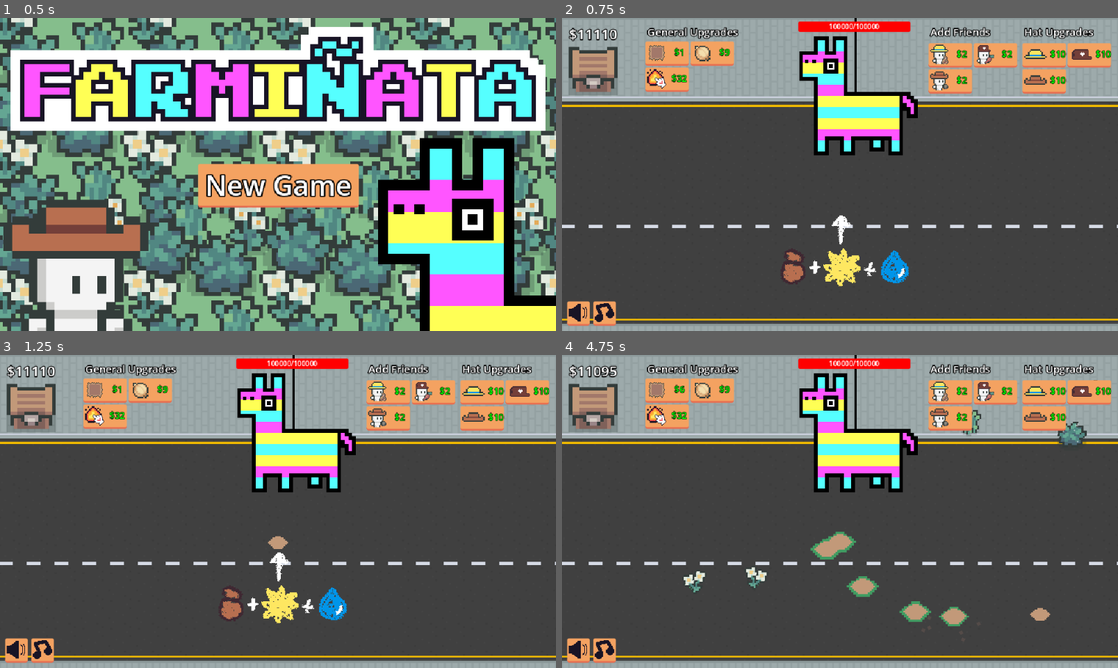
Above: before the commit, frames 1-4 (two rows, left to right).
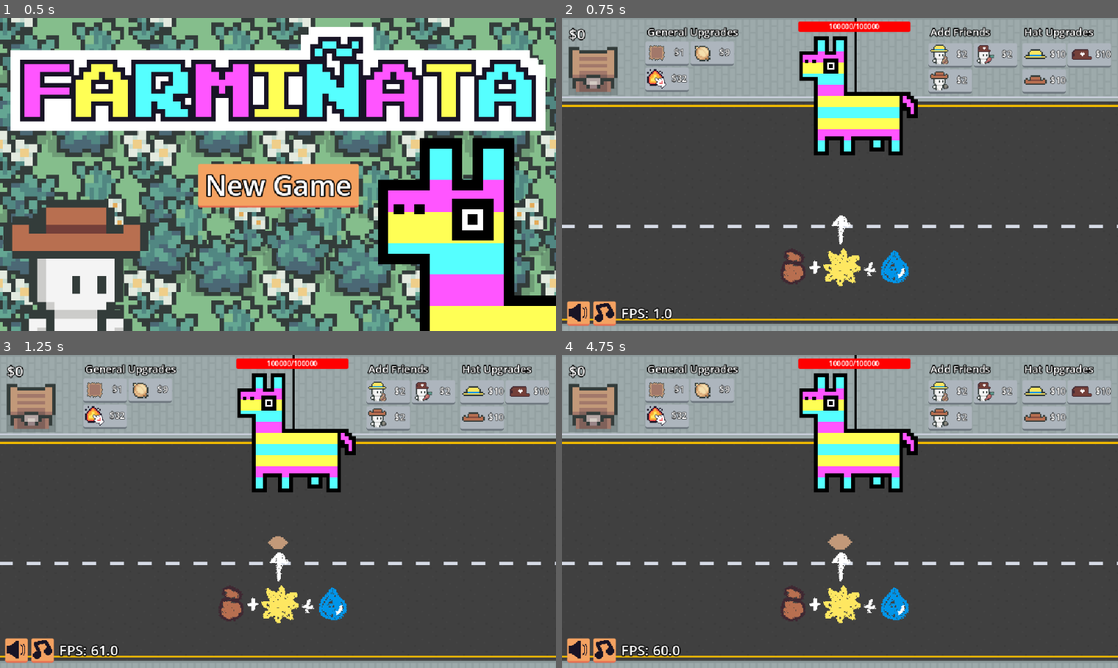
Above: after the commit, the same moments.

Repository: eric-marsh/farminata
Game: Godot game, scene res://scene/scene_switcher.tscn
Same seed, same stepped clock (60 frames per second), same inputs: the game is played once before the commit and once after it. Sound files missing from this copy of the repository are replaced by a short silence.
Inputs (mouse positions are in pixels of both pictures, inside the frame that each line leads up to):
- Up to frame 1 (0.5 s): no input
- Up to frame 2 (0.75 s): click "New Game" at 0.5 s
- Up to frame 3 (1.25 s): no input
- Up to frame 4 (4.75 s): click (667, 389) at 1.25 s, where only the run before the commit has a clickable "$1"; click (667, 389) at 2 s, where only the run before the commit has a clickable "$2"; click (667, 389) at 2.75 s, where only the run before the commit has a clickable "$3"; click (667, 389) at 3.5 s, where only the run before the commit has a clickable "$4"; click (667, 389) at 4.25 s, where only the run before the commit has a clickable "$5"

Frame 1 is identical in both runs. In frame 2, 5.0% of the frame differs, in the area x 2-99%, y 3-97%; in frame 3, 5.0%; in frame 4, 8.1%.

Commit message:
fix prices

Diff:
--- a/script/debug.gd
+++ b/script/debug.gd
@@ -1,17 +1,17 @@
 extends Node
 
-var STARTING_MONEY: int = 11110
+var STARTING_MONEY: int = 0
 var ALL_FULL_CROPS_AT_START:bool = false
 
-var DEBUG_SHOW_HELPER_STATE: bool = true
+var DEBUG_SHOW_HELPER_STATE: bool = false
 
 var ALWAYS_MUTE:bool = false
 var THUMBNAIL_MODE: bool = false
 
 var DONT_SAVE:bool = false
-var DONT_LOAD:bool = true
+var DONT_LOAD:bool = false
 
-var SHOW_FPS:bool = false
+var SHOW_FPS:bool = true
 
 var DELETE_SAVE:bool = false
 
--- a/script/prices.gd
+++ b/script/prices.gd
@@ -38,11 +38,11 @@
 		Enum.Upgrade_Type.UnlockRadish:
 			return 1600
 		Enum.Upgrade_Type.AddFarmerHat:
-			return 10 * max(1, State.num_farmer_hats)
+			return 10 * (State.num_farmer_hats + 1)
 		Enum.Upgrade_Type.AddAttackHat:
-			return 10 * max(1, State.num_attack_hats)
+			return 10 * (State.num_attack_hats + 1)
 		Enum.Upgrade_Type.AddPluckHat:
-			return 10 * max(1, State.num_pluck_hats)
+			return 10 * (State.num_pluck_hats + 1)
 		Enum.Upgrade_Type.AddFireAttack:
 			return 32
 		Enum.Upgrade_Type.AddElectricAttack:
Not shown, changed: export/Farminata.zip
Not shown, changed: export/index.html
Not shown, changed: export/index.pck
